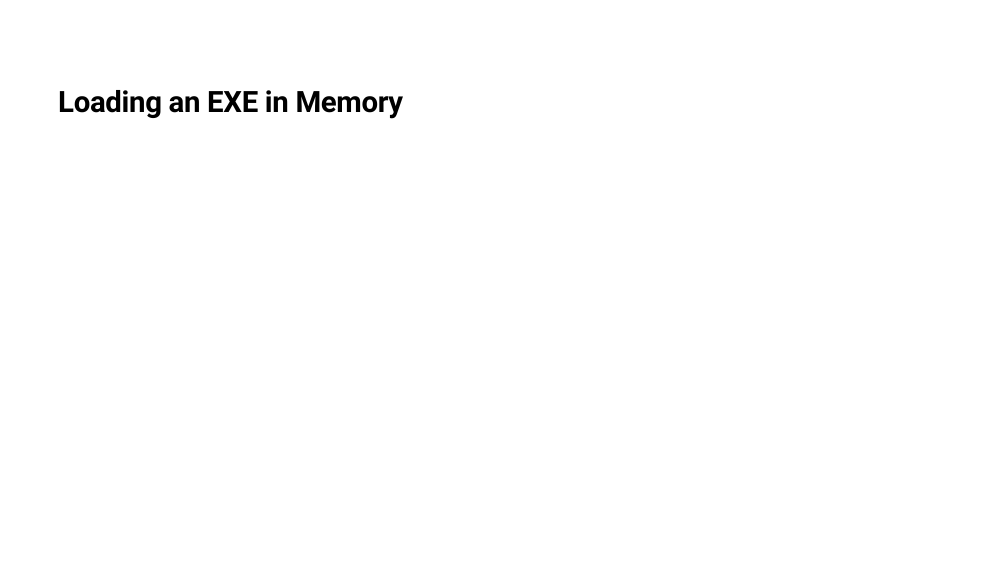
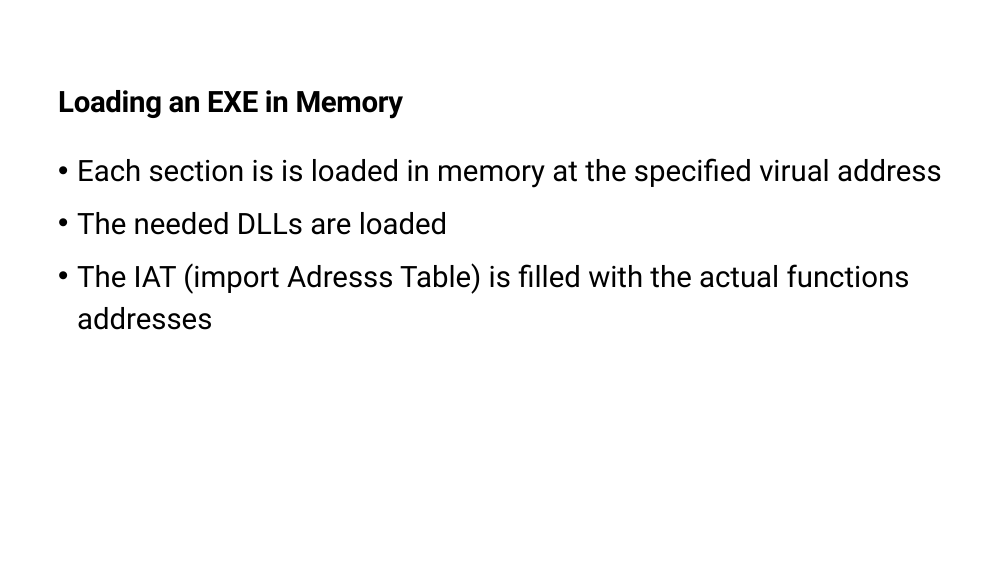
Before and after one commit to PPoliakoff/FromHexToExe, a slide deck: slide 6 of From Hex to Exe.pptx. Drawn at 1008x567 pixels with LibreOffice and Linux fonts; fonts in the diff are those of the drawing. Boxes give left, top, right and bottom in pixels: in the first picture for what was removed or moved away, otherwise in the second. Text is boxed around its words. In the diff, an @@ line names an element or a change of style, - is before the commit and + after.

```diff
--- a/From Hex to Exe.pptx
+++ b/From Hex to Exe.pptx
@@ text added at (77,158,942,330), 28 pt, text #000000 @@
+• Each section is is loaded in memory at the specified virual address
+• The needed DLLs are loaded
+• The IAT (import Adresss Table) is filled with the actual functions addresses
```
Also in this commit, not shown: 3 other slides changed, 7 other files.
